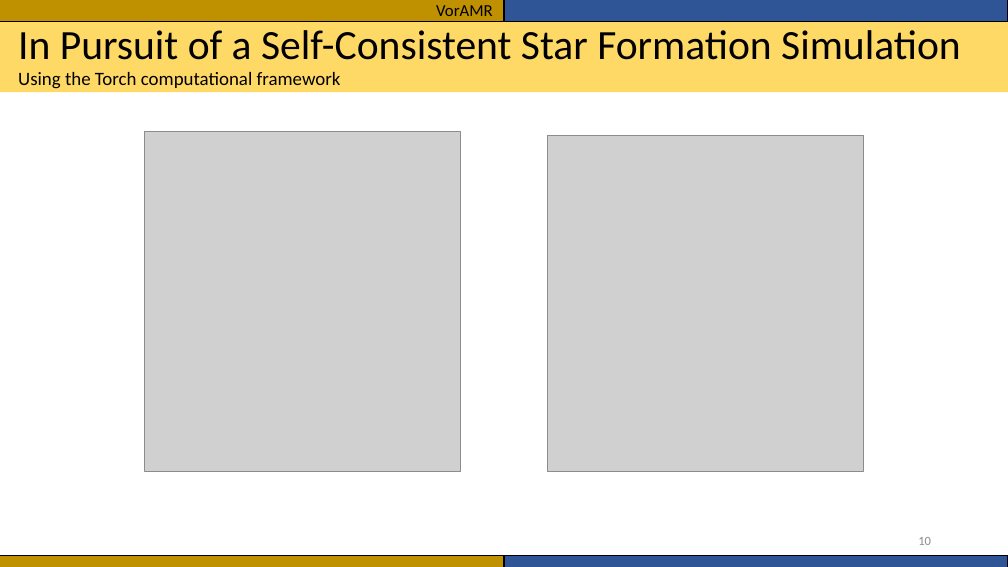
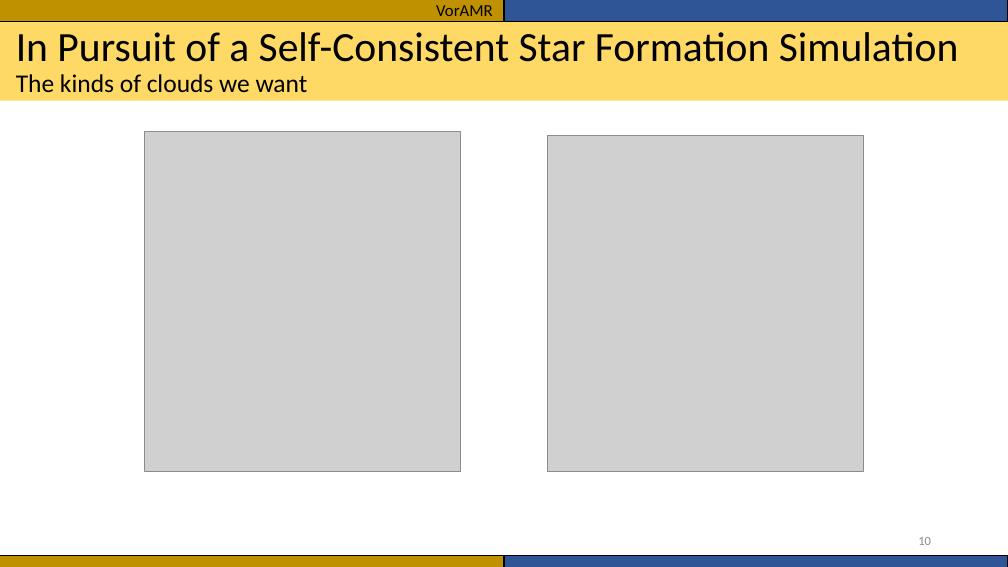
Before and after one commit to seanlabean/presentations, a slide deck: slide 10 of 2022Clusters/Presentation1.pptx. Drawn at 1008x567 pixels with LibreOffice and Linux fonts; fonts in the diff are those of the drawing; grey boxes stand for pictures. Boxes give left, top, right and bottom in pixels: in the first picture for what was removed or moved away, otherwise in the second. Text is boxed around its words. In the diff, an @@ line names an element or a change of style, - is before the commit and + after.

```diff
--- a/2022Clusters/Presentation1.pptx
+++ b/2022Clusters/Presentation1.pptx
@@ rectangle: place and size @@
-rectangle at [0, 22, 1008, 92]
+rectangle at [0, 22, 1008, 101]
@@ title at [16, 32, 959, 93]: text changed @@
-In Pursuit of a Self-Consistent Star Formation Simulation
-Using the Torch computational framework
+In Pursuit of a Self-Consistent Star Formation Simulation
+The kinds of clouds we want
```
Also in this commit, not shown: 3 other slides changed, 1 slide added.
